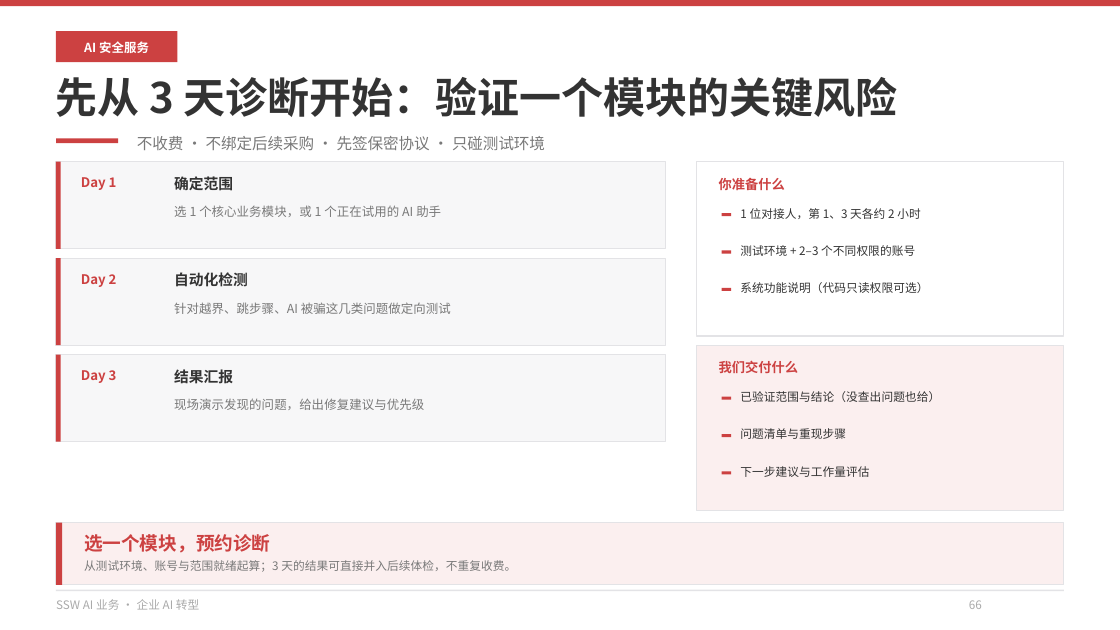
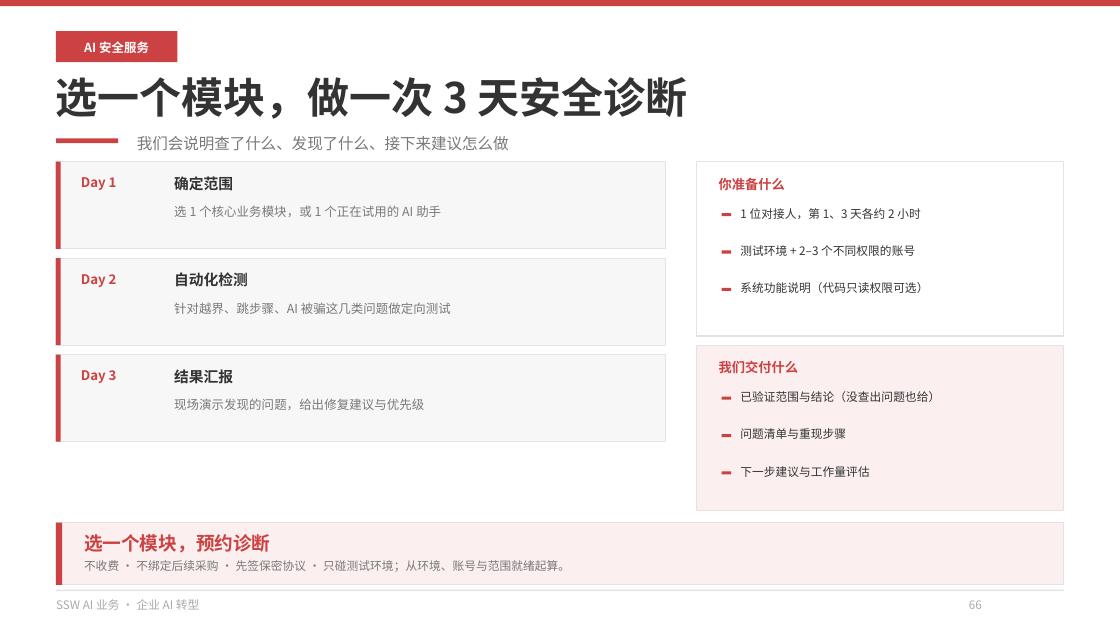
Before and after one commit to hveraus/ssw-business, a slide deck: slide 66 of SSW AI 业务_v2/SSW AI 业务_v3.pptx. Drawn at 1120x630 pixels with LibreOffice and Linux fonts; fonts in the diff are those of the drawing. Boxes give left, top, right and bottom in pixels: in the first picture for what was removed or moved away, otherwise in the second. Text is boxed around its words. In the diff, an @@ line names an element or a change of style, - is before the commit and + after.

Commit message:
第八部分措辞按评审改写（12 处）
- P58 分隔页：改为「现有安全工具继续用，业务权限和流程还要单独验证」，导览行「查系统 · 审代码 · 管助手」
- P60 盲区页：标题改「哪些业务风险需要单独验证？」，页底改「现有安全工具继续用，业务权限和流程单独验证」
- P59 三项服务：标题改「查现有系统 · 审代码与工具 · 管运行中的助手」，卡标签改「现有系统 / 运行中的助手」
- P61 服务一：问题条以「攻击者可以借助 AI 批量尝试」开头并接订单权限例子；四步改动词「多权限账号验证 / 确认影响并出报告」
- P62 服务二：标题改「AI 写的代码、员工搭的工具，上线前怎么审？」，成果改「员工自建工具上线前完成权限和数据检查」
- P63 服务三：副标改「AI 按用户权限取数，关键操作经授权人员确认；先评估现有模型与平台能接入哪些控制」
- P64 架构：标题改「数据存在哪，什么情况下会发给外部模型？」
- P65 报告：标题改「一条安全问题，报告里怎么写？」，三项改影响/修复建议/复测结果，页底与「SSW 内部实践」标签同步
- P66 诊断：标题改「选一个模块，做一次 3 天安全诊断」，副标写交付内容，不收费口径并入页底
- P34 数据安全：副标改「部署前，先和你确认这四件事」，第三卡改「哪些数据可以发给外部模型」

```diff
--- a/SSW AI 业务_v2/SSW AI 业务_v3.pptx
+++ b/SSW AI 业务_v2/SSW AI 业务_v3.pptx
@@ text at (56, 77, 688, 119): text changed @@
-先从 3 天诊断开始：验证一个模块的关键风险
+选一个模块，做一次 3 天安全诊断
@@ text at (137, 136, 509, 150): text changed @@
-不收费 · 不绑定后续采购 · 先签保密协议 · 只碰测试环境
+我们会说明查了什么、发现了什么、接下来建议怎么做
@@ text at (84, 560, 570, 572): text changed @@
-从测试环境、账号与范围就绪起算；3 天的结果可直接并入后续体检，不重复收费。
+不收费 · 不绑定后续采购 · 先签保密协议 · 只碰测试环境；从环境、账号与范围就绪起算。
```
Also in this commit, not shown: 10 other slides changed, 1 other file.
